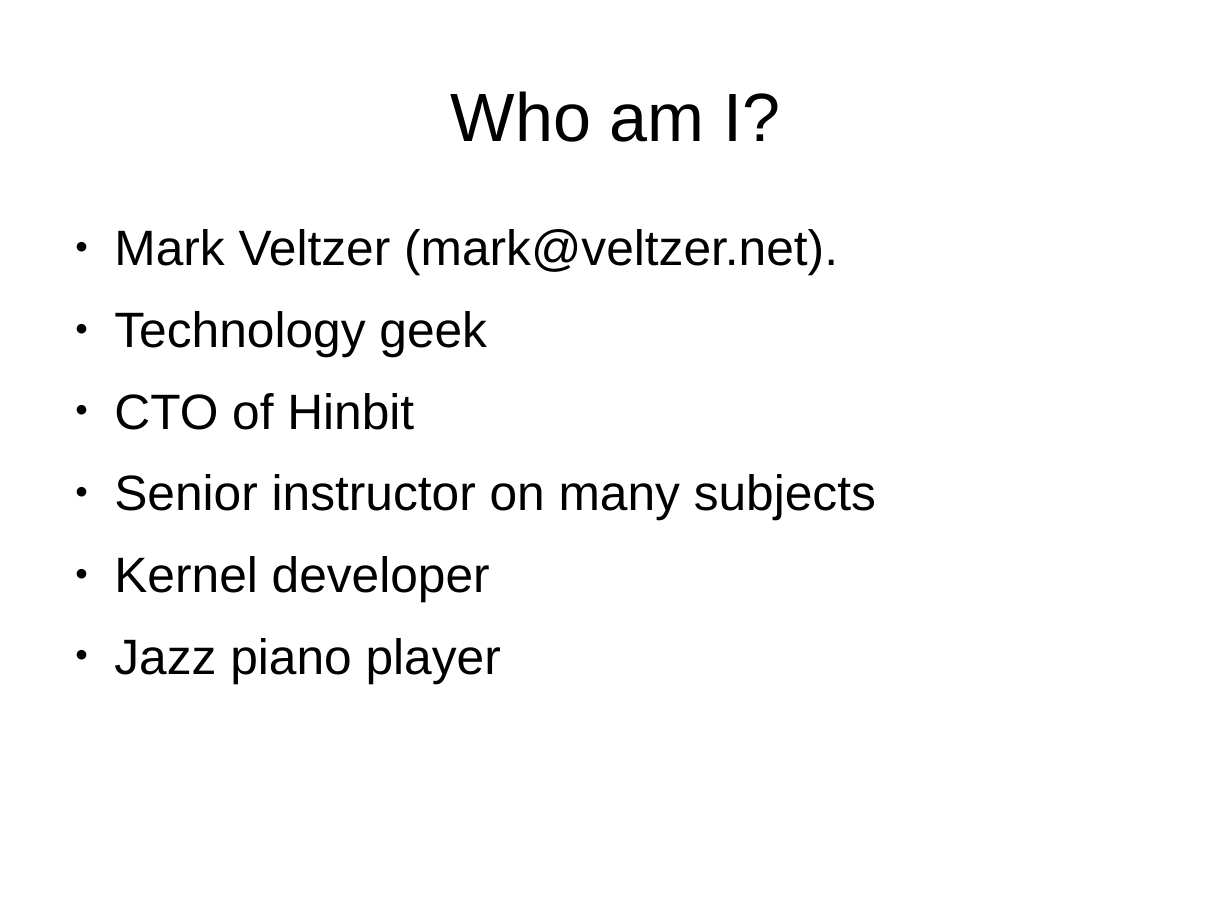
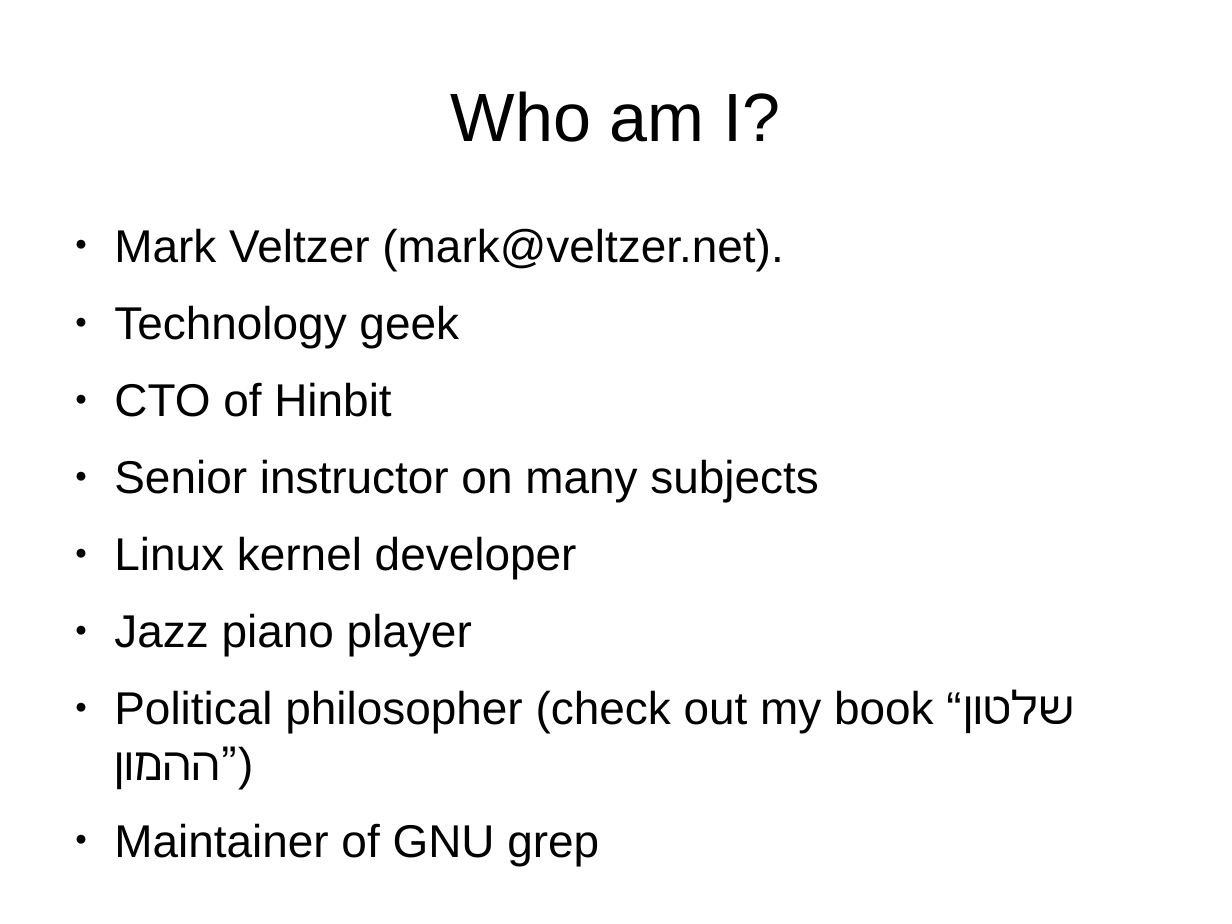
Before and after one commit to veltzer/demos-lang-java, a slide deck: slide 1 of doc/cloud/cloud.odp. Drawn at 1232x924 pixels with LibreOffice and Linux fonts; fonts in the diff are those of the drawing. Boxes give left, top, right and bottom in pixels: in the first picture for what was removed or moved away, otherwise in the second. Text is boxed around its words. In the diff, an @@ line names an element or a change of style, - is before the commit and + after.

```diff
--- a/doc/cloud/cloud.odp
+++ b/doc/cloud/cloud.odp
@@ text at box(114, 228, 818, 656): size 32 to 29.6 pt in "Mark Veltzer (mark@veltzer.net).", "Technology geek", "CTO of Hinbit", "Senior instructor on many subjects" and 1 more places @@
@@ text at box(114, 536, 577, 579): text changed; size 32 to 29.6 pt @@
-● Kernel developer
+● Linux kernel developer
@@ text at box(114, 689, 1074, 866): paragraphs added @@
+● Political philosopher (check out my book “שלטון ההמון”)
+● Maintainer of GNU grep
```
Also in this commit, not shown: 1 other file.
